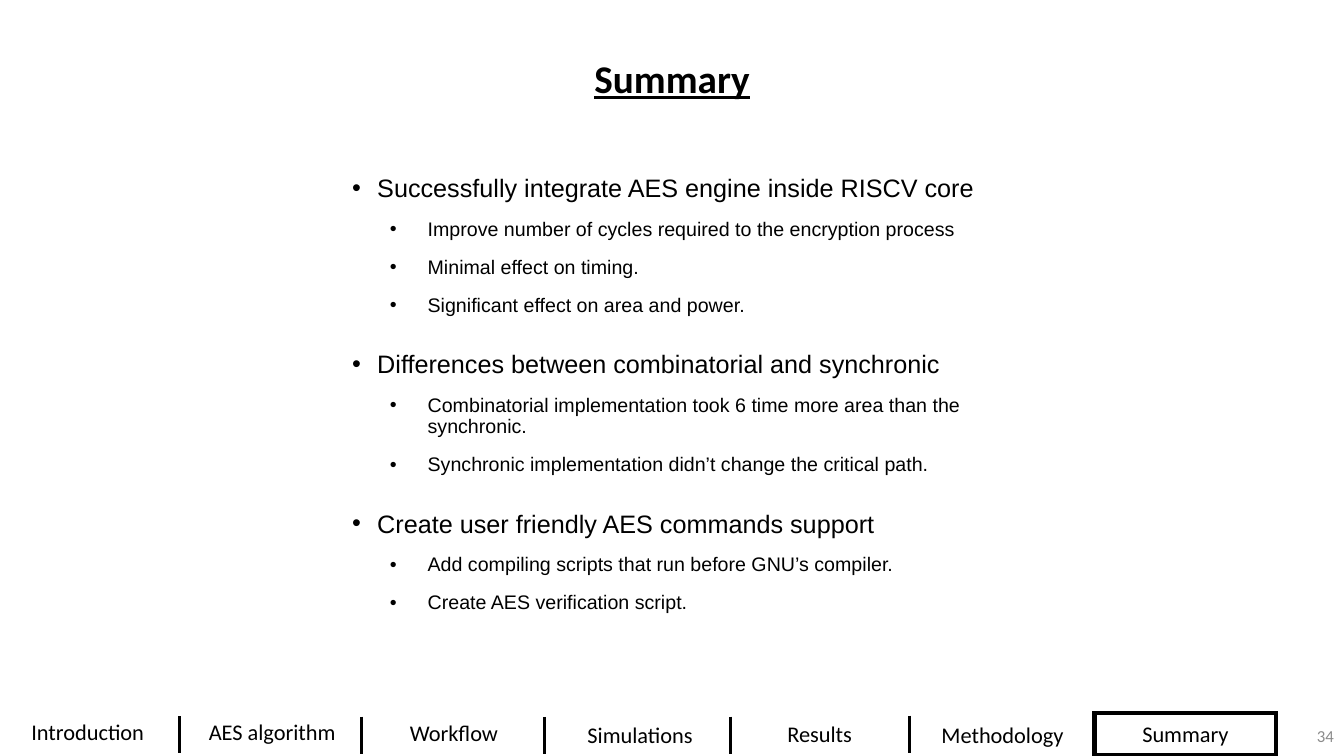
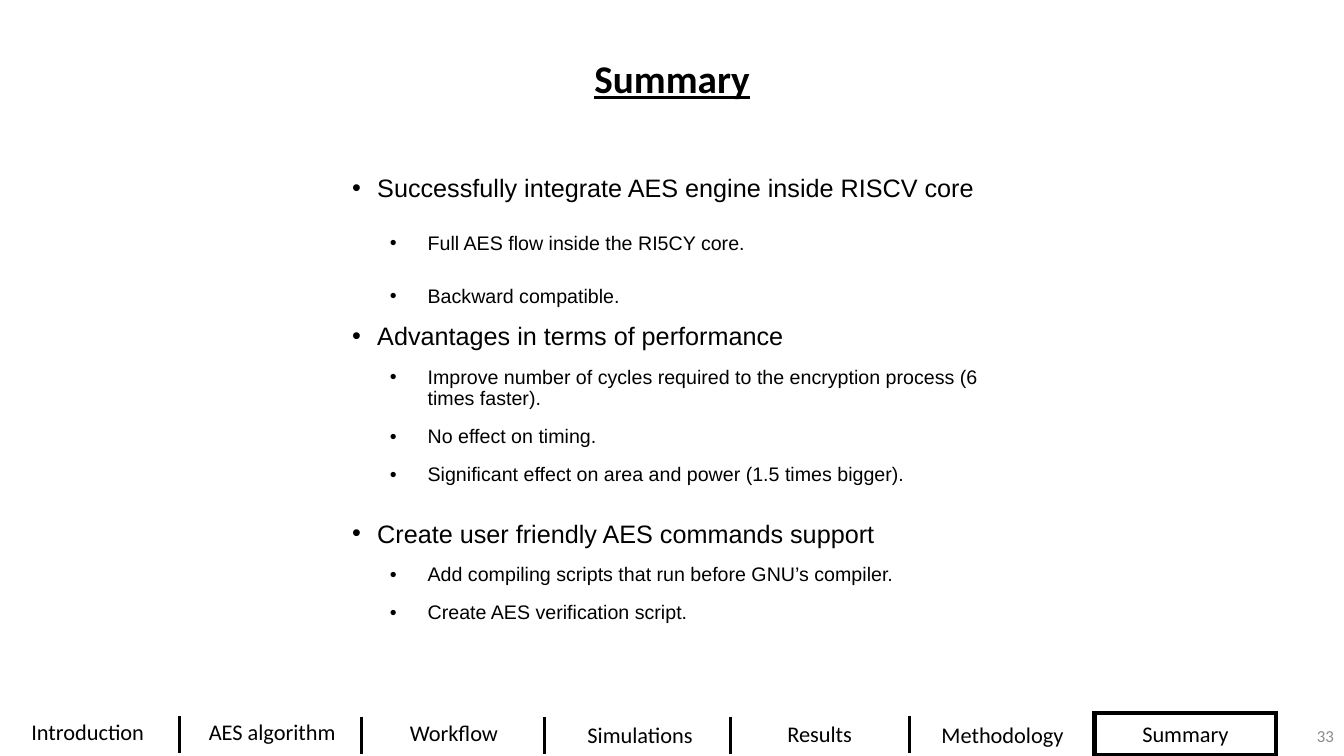
Before and after one commit to DavidDanD/PULPenix_AES, a slide deck: slide 33 of David and Dolev - Final Presentation5.pptx (slide 34 before the commit). Drawn at 1344x756 pixels with LibreOffice and Linux fonts; fonts in the diff are those of the drawing; background and template pictures are left out. Boxes give left, top, right and bottom in pixels: in the first picture for what was removed or moved away, otherwise in the second. Text is boxed around its words. In the diff, an @@ line names an element or a change of style, - is before the commit and + after.

```diff
--- a/David and Dolev - Final Presentation5.pptx
+++ b/David and Dolev - Final Presentation5.pptx
@@ text at (377, 235, 977, 485): text changed @@
-  • Improve number of cycles required to the encryption process
-  • Minimal effect on timing.
-  • Significant effect on area and power.
-• Differences between combinatorial and synchronic
-  • Combinatorial implementation took 6 time more area than the synchronic.
-  • Synchronic implementation didn’t change the critical path.
+  • Full AES flow inside the RI5CY core.
+  • Backward compatible.
+• Advantages in terms of performance
+  • Improve number of cycles required to the encryption process (6 times faster).
+  • No effect on timing.
+  • Significant effect on area and power (1.5 times bigger).
@@ page number at (1317, 731, 1334, 742): text changed @@
-34
+33
```
Also in this commit, not shown: 4 other slides changed, 1 slide removed, 1 other file.
